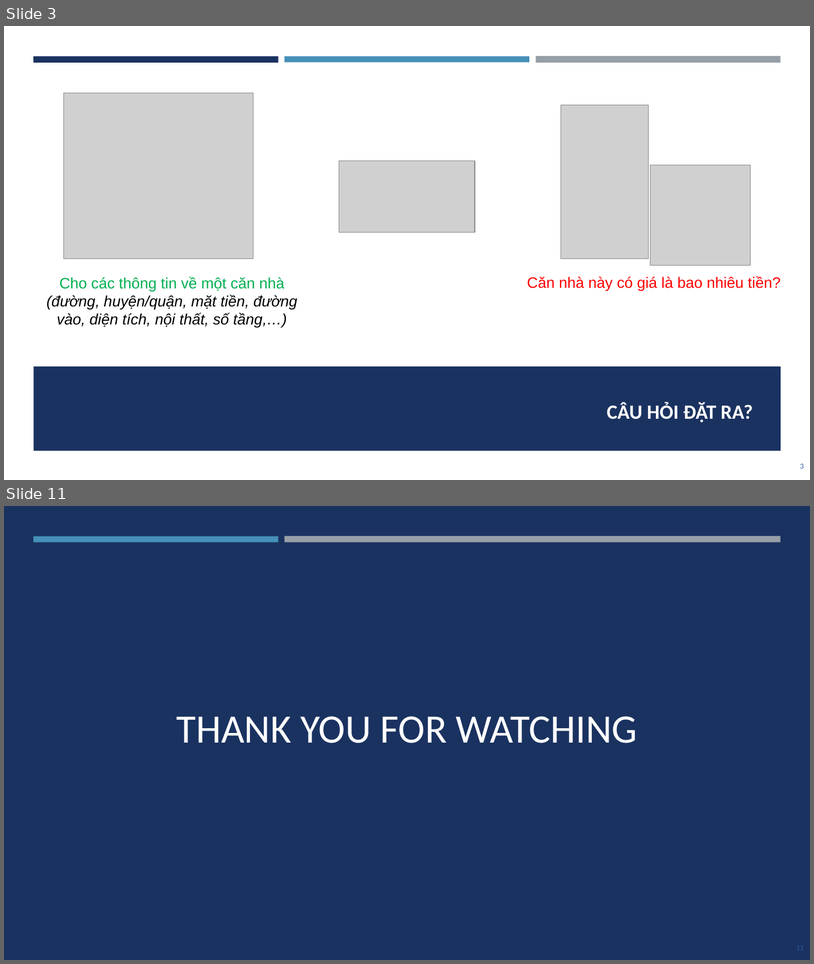
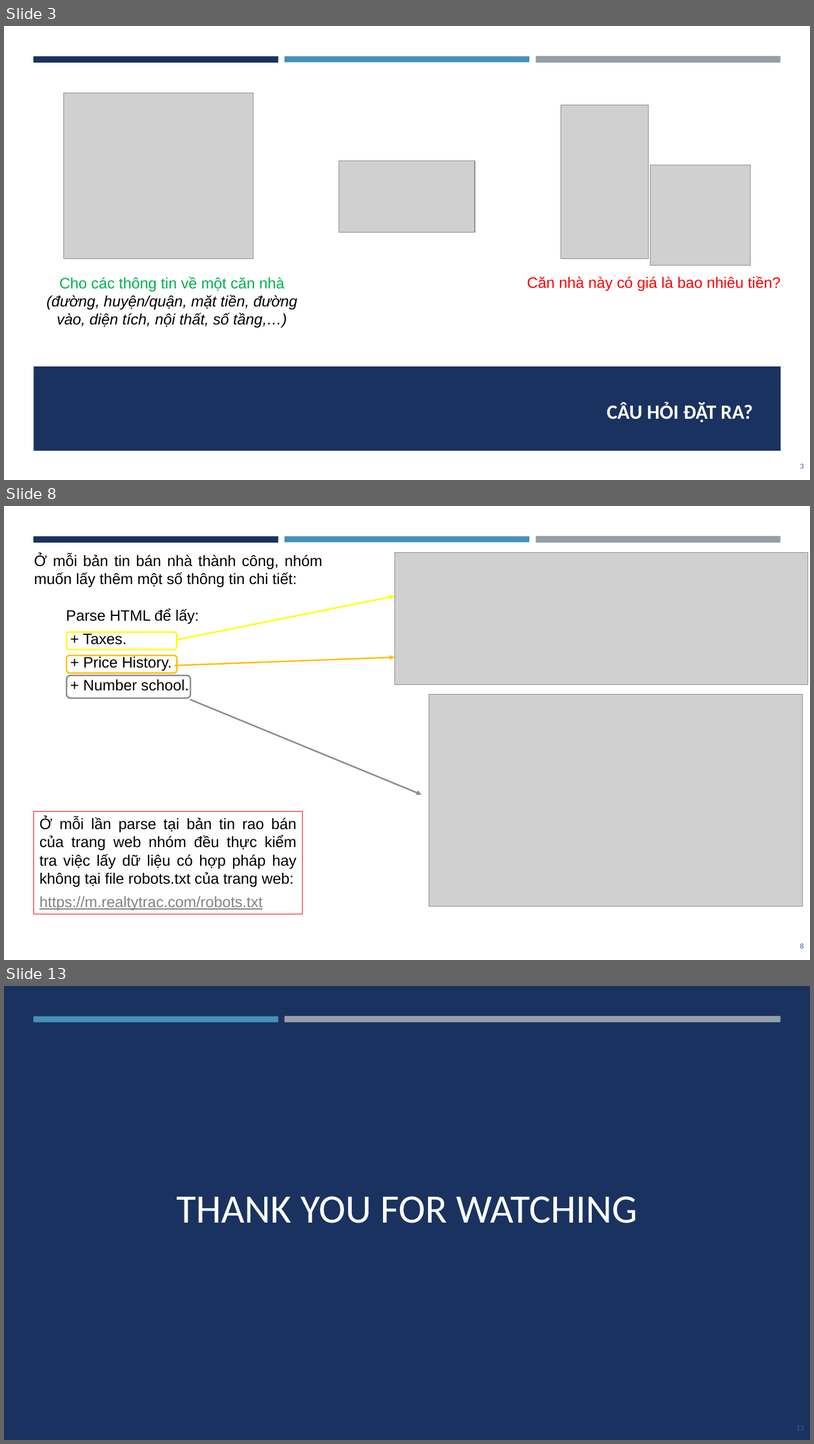
Before and after one commit to dpnam/DS-Final-Project, a slide deck: report-slide/BaoCaoLan01_DS.pptx. Shown one above the other, each under a label of ours: slides 3 and 11 before the commit, slides 3, 8 and 13 after it; the slides between them are not shown. The pictures are 814x964 and 814x1444 pixels, drawn with LibreOffice and Linux fonts; fonts in the diff are those of the drawing; grey boxes stand for pictures. Boxes give left, top, right and bottom in pixels: in the first picture for what was removed or moved away, otherwise in the second. Text is boxed around its words. In the diff, an @@ line names an element or a change of style, - is before the commit and + after.

```diff
--- a/report-slide/BaoCaoLan01_DS.pptx
+++ b/report-slide/BaoCaoLan01_DS.pptx
@@ slide 8 added at (4,506,810,960), background #FFFFFF @@
@@ rectangle added at (33,536,279,542), fill #1A3260 @@
@@ rectangle added at (285,536,530,542), fill #4590B8 @@
@@ rectangle added at (536,536,781,543), fill #969FA7 @@
@@ rectangle added at (4,554,810,960), fill #FFFFFF @@
@@ text added at (34,554,323,588), 18 pt, text #000000 @@
+Ở mỗi bản tin bán nhà thành công, nhóm muốn lấy thêm một số thông tin chi tiết:
@@ picture added at (395,553,808,685) @@
@@ text added at (66,609,199,691), 18 pt, text #000000 @@
+Parse HTML để lấy:
++ Taxes.
++ Price History.
++ Number school.
@@ arrow added from (177, 640) to (395, 596), #FFFF00 1.75 pt @@
@@ rounded rectangle added at (66,632,177,649), outline #FFFF00 1.75 pt @@
@@ rounded rectangle added at (66,655,177,673), outline #FFC000 1.75 pt @@
@@ arrow added from (174, 665) to (395, 657), #FFC000 1.75 pt @@
@@ rounded rectangle added at (66,675,191,699), outline #8B8B8B 1.75 pt @@
@@ arrow added from (191, 700) to (422, 795), #8B8B8B 1.75 pt @@
@@ picture added at (429,694,803,906) @@
@@ rectangle added at (33,811,303,914), outline #FF0000 0.75 pt, 18 pt, text #000000 @@
+Ở mỗi lần parse tại bản tin rao bán của trang web nhóm đều thực kiểm tra việc lấy dữ liệu có hợp pháp hay không tại file robots.txt của trang web:
+https://m.realtytrac.com/robots.txt
@@ page number added at (800,943,804,948), 9 pt, text #2F5AAC @@
+8
@@ what was slide 11 is now slide 13 @@
@@ page number at (797,1425,804,1430): text changed @@
-11
+13
```
Also in this commit, not shown: 7 slides changed, 1 other slide added, 23 other files.
